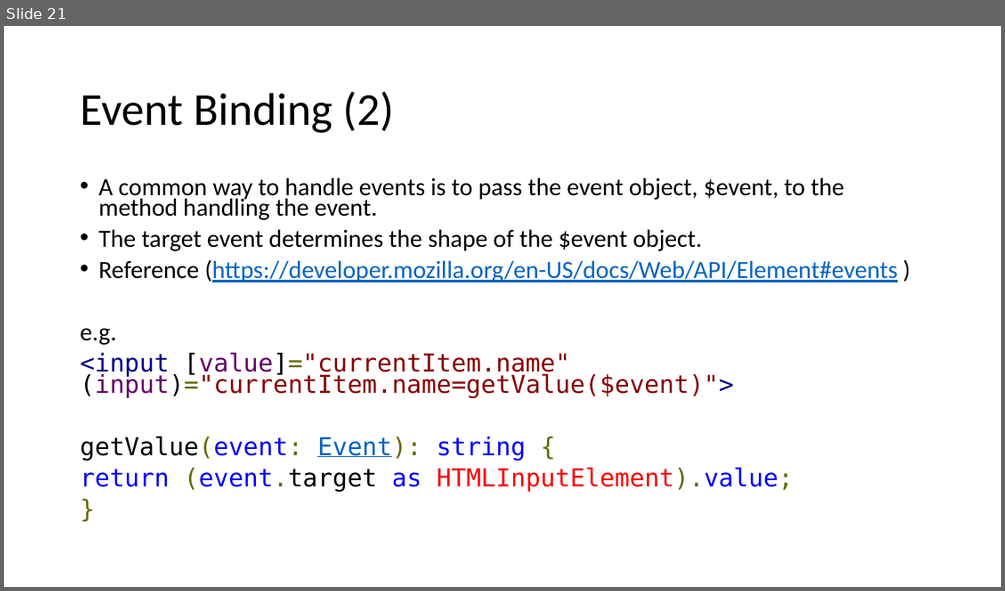
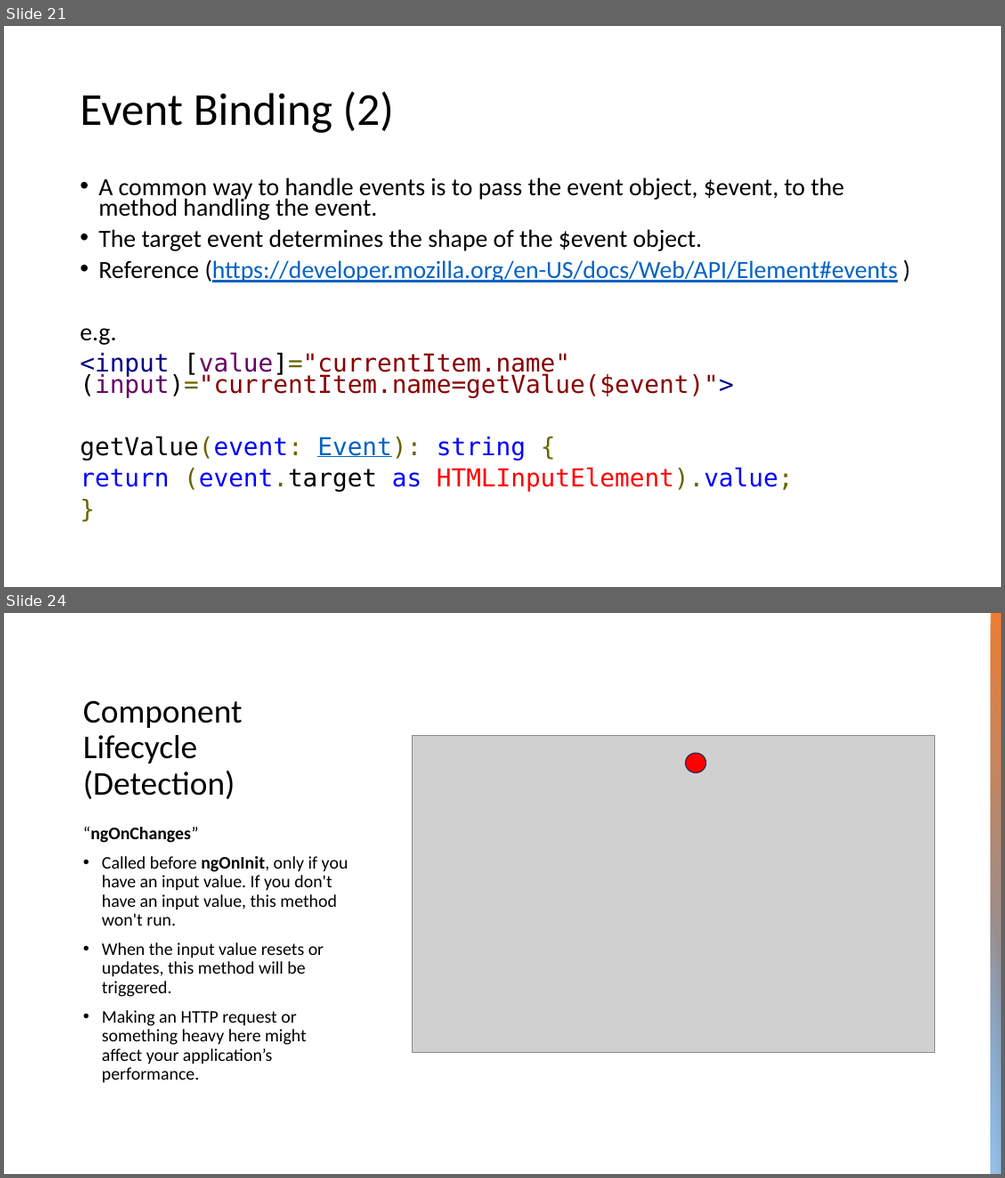
Before and after one commit to aarciab/angular, a slide deck: 1_Angular.pptx. Shown one above the other, each under a label of ours: slide 21 before the commit, slides 21 and 24 after it; the slides between them are not shown. The pictures are 1005x591 and 1005x1178 pixels, drawn with LibreOffice and Linux fonts; fonts in the diff are those of the drawing; grey boxes stand for pictures. Boxes give left, top, right and bottom in pixels: in the first picture for what was removed or moved away, otherwise in the second. Text is boxed around its words. In the diff, an @@ line names an element or a change of style, - is before the commit and + after.

```diff
--- a/1_Angular.pptx
+++ b/1_Angular.pptx
@@ slide 24 added at (4, 613, 1001, 1174), background #FFFFFF @@
@@ rectangle added at (991, 613, 1001, 1174), fill gradient #ED7D31 to #5B9BD5 @@
@@ title added at (83, 700, 243, 799), 32 pt, text #000000 @@
+Component Lifecycle (Detection)
@@ picture added at (412, 735, 934, 1052) @@
@@ ellipse added at (685, 753, 706, 773), fill #FF0000, outline #1E3256 1 pt @@
@@ text added at (83, 827, 348, 1083), 17 pt, text #000000 @@
+“ngOnChanges”
+• Called before ngOnInit, only if you have an input value. If you don't have an input value, this method won't run.
+• When the input value resets or updates, this method will be triggered.
+• Making an HTTP request or something heavy here might affect your application’s performance.
@@ rectangle added at (991, 901, 1001, 1174), fill gradient #9DC3E6 @@
```
Also in this commit, not shown: 4 slides changed, 16 other slides added, 4 slides removed, 7 other files.
